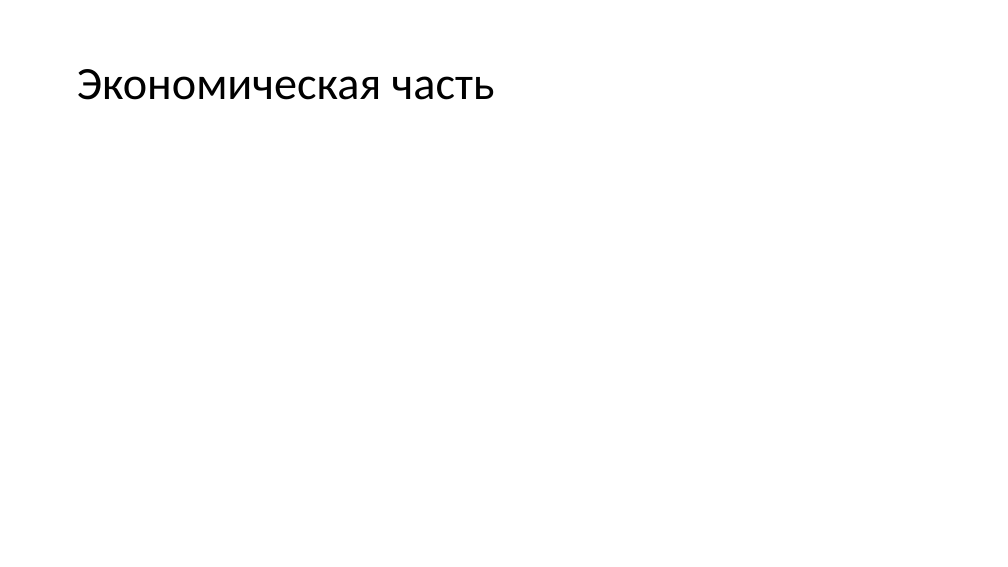
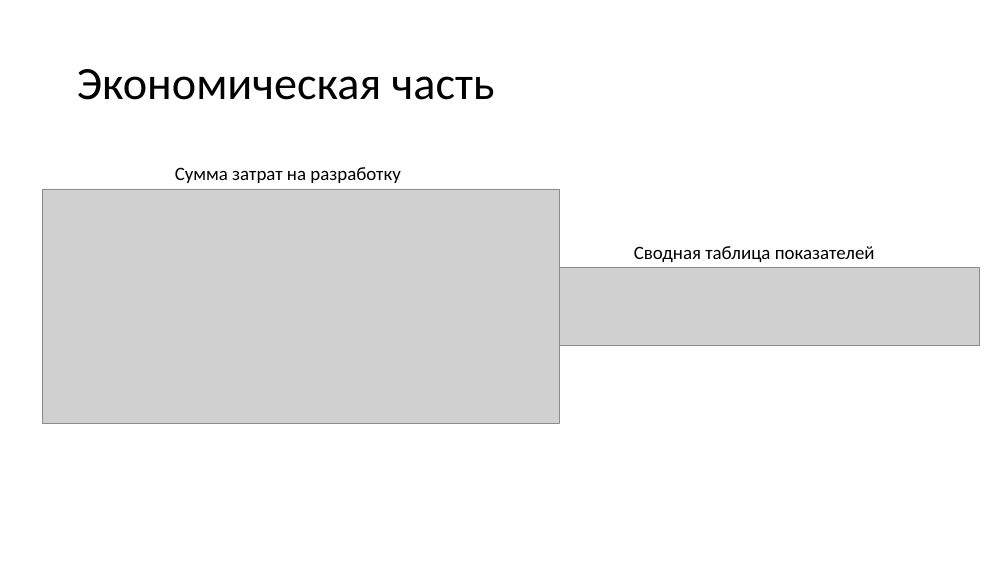
Before and after one commit to sidechko/Diplom-Messager, a slide deck: slide 10 of яПризентация диплом.pptx (slide 9 before the commit). Drawn at 1008x567 pixels with LibreOffice and Linux fonts; fonts in the diff are those of the drawing; grey boxes stand for pictures. Boxes give left, top, right and bottom in pixels: in the first picture for what was removed or moved away, otherwise in the second. Text is boxed around its words. In the diff, an @@ line names an element or a change of style, - is before the commit and + after.

```diff
--- a/яПризентация диплом.pptx
+++ b/яПризентация диплом.pptx
@@ text added at <box>175,167,400,183</box>, 18 pt, text #000000 @@
+Сумма затрат на разработку
@@ picture added at <box>42,189,559,423</box> @@
@@ picture added at <box>560,268,980,346</box> @@
@@ text added at <box>634,246,875,262</box>, 18 pt, text #000000 @@
+Сводная таблица показателей
```
Also in this commit, not shown: 2 other slides changed, 2 slides added, 1 slide removed, 5 other files.
